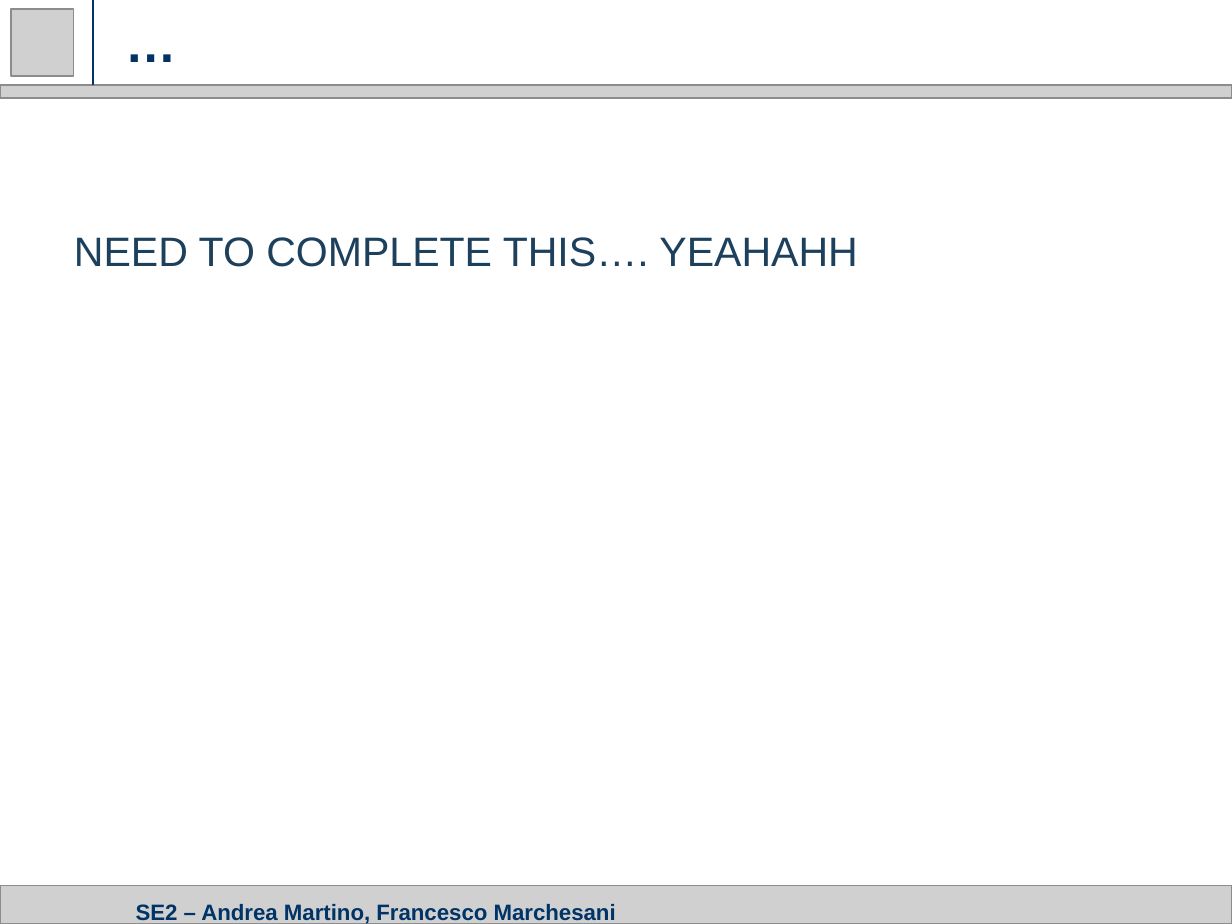
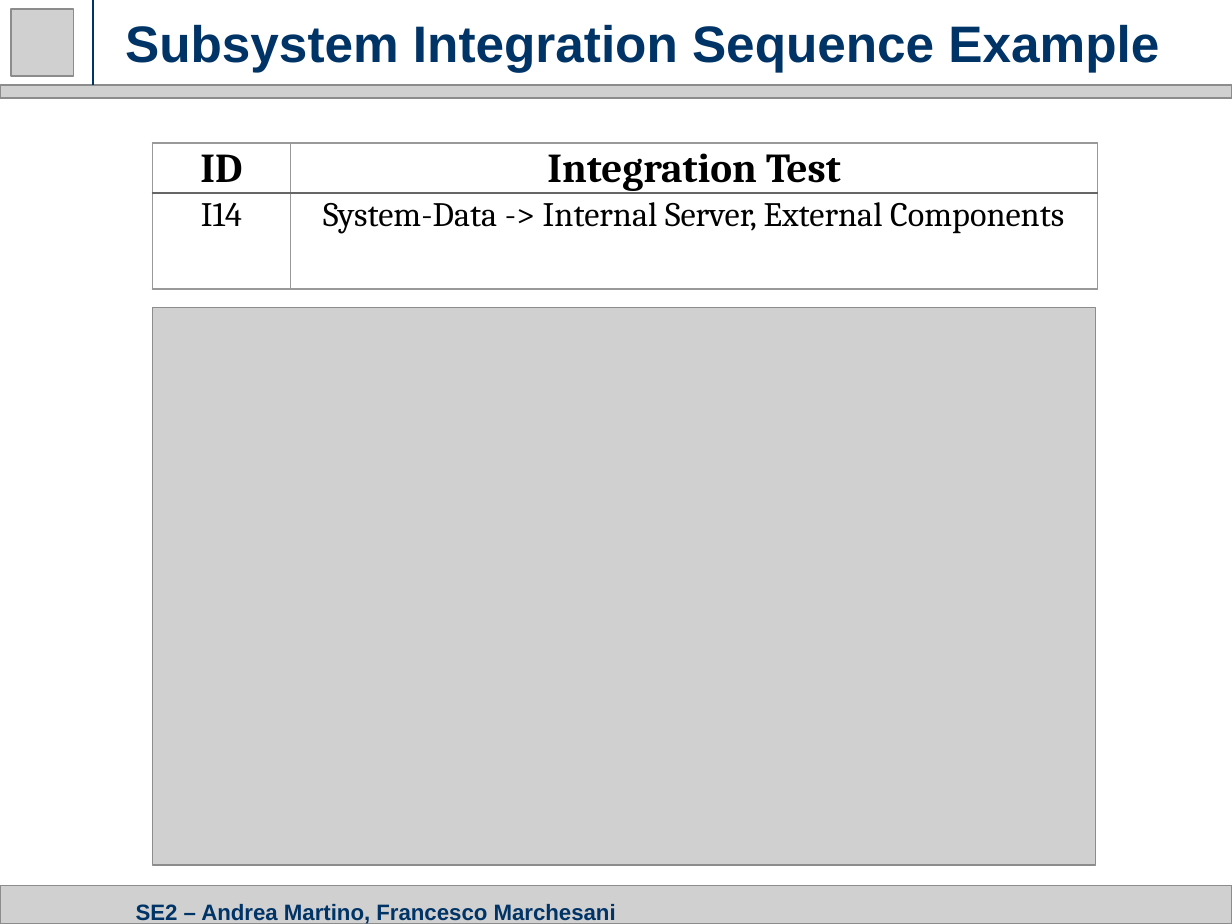
Before and after one commit to amandreamartino/se2-amfm, a slide deck: slide 10 of Presentations/4. ITPD Presentation.pptx (slide 9 before the commit). Drawn at 1232x924 pixels with LibreOffice and Linux fonts; fonts in the diff are those of the drawing; grey boxes stand for pictures. Boxes give left, top, right and bottom in pixels: in the first picture for what was removed or moved away, otherwise in the second. Text is boxed around its words. In the diff, an @@ line names an element or a change of style, - is before the commit and + after.

Commit message:
Again work on 4th presentation

```diff
--- a/Presentations/4. ITPD Presentation.pptx
+++ b/Presentations/4. ITPD Presentation.pptx
@@ title at <box>125,24,1159,72</box>: text changed @@
-…
+Subsystem Integration Sequence Example
@@ table added at <box>153,143,1098,287</box>, 2 rows, 2 columns @@
+ID | Integration Test
+I14 | System-Data -> Internal Server, External Components
@@ text removed at <box>74,237,857,267</box> @@
-NEED TO COMPLETE THIS…. YEAHAHH
@@ picture added at <box>153,308,1096,865</box> @@
```
Also in this commit, not shown: 4 other slides changed, 1 slide added, 1 other file.
